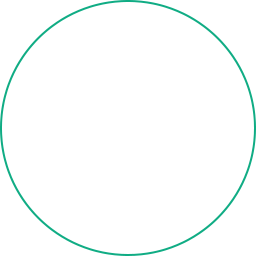
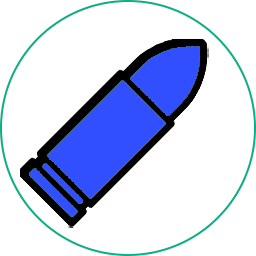
Before/after of a 256 × 256 layered artwork. What changed in the layer stack:
moved "LaserTower" above "ArrowTower" over (x1=45, y1=45, x2=209, y2=211)
added layer "Rare" (3rd of 3) above "Epic" over (x1=20, y1=39, x2=209, y2=228)
added layer "Epic" (3rd of 3) above "Unique" over (x1=20, y1=39, x2=209, y2=228)
added layer "Unique" (3rd of 3) above "Legendary" over (x1=20, y1=39, x2=209, y2=228)
added layer "Legendary" (3rd of 3) above "BackGround" over (x1=20, y1=39, x2=209, y2=228)
